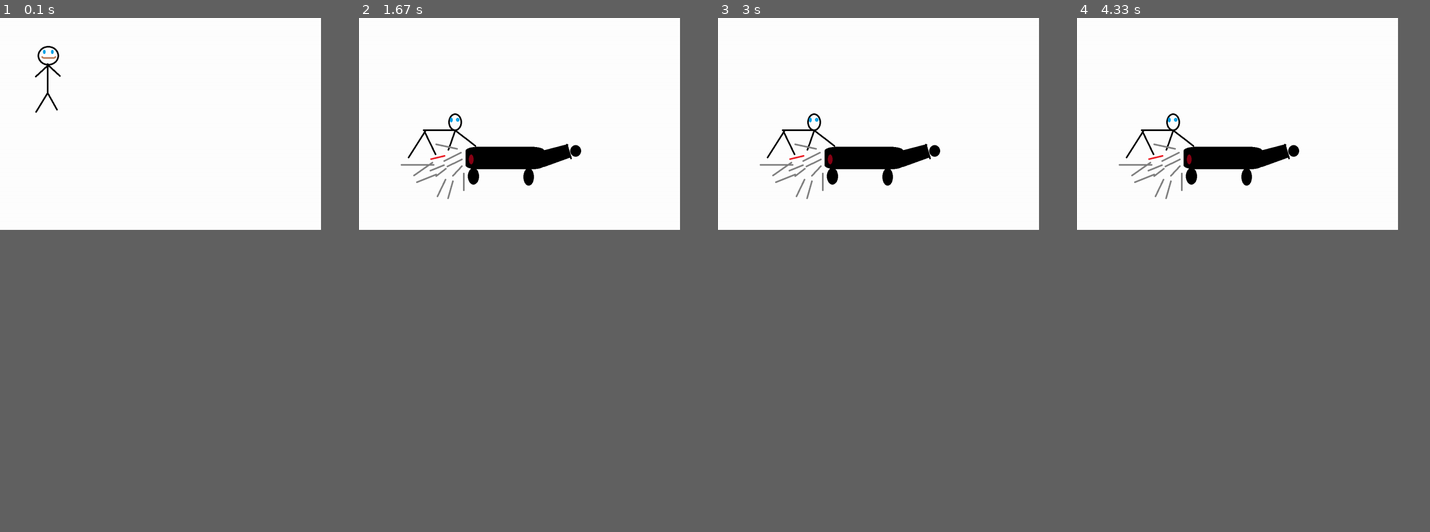
Above: before the commit, frames 1-4 (left to right).
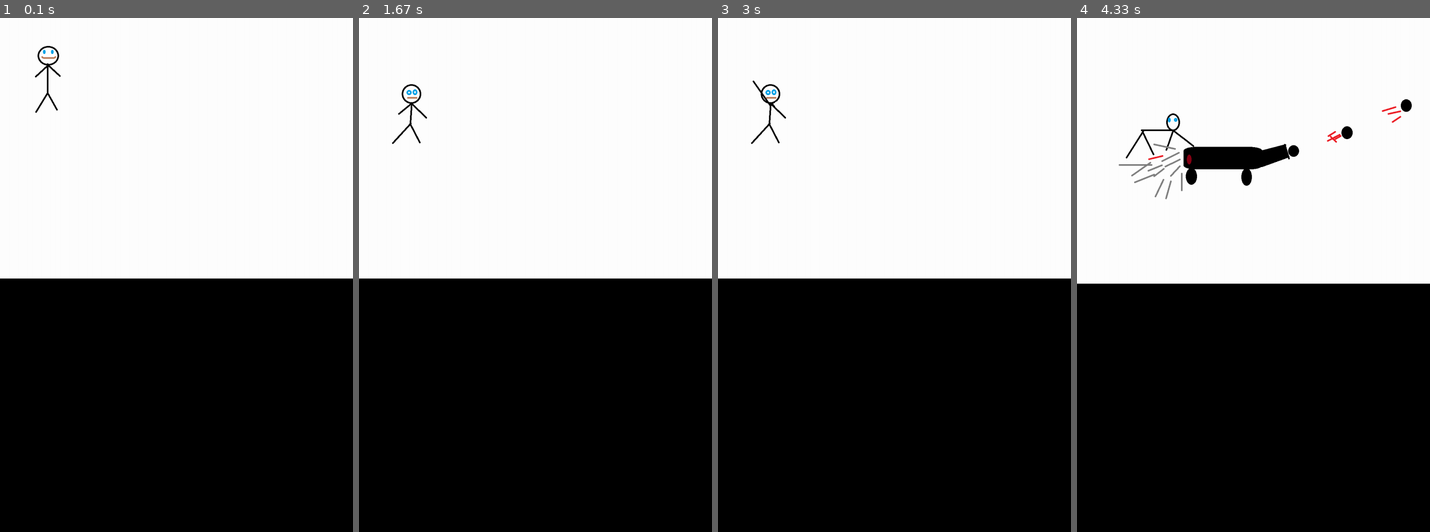
Above: after the commit, the same moments.

Repository: latuszek-piotr/gimnazjum-pygame
Game: pygame game, started from ludzik.py
Two runs of this game, one before a commit and one after it. Both use one fixed random seed, a clock stepped at 60 frames per second and the inputs below. The source is Python 2; it was converted automatically to run under Python 3.
Inputs:
- Up to frame 1 (0.1 s): no input
- Up to frame 2 (1.67 s): no input
- Up to frame 3 (3 s): no input
- Up to frame 4 (4.33 s): no input
In our replay, the window is 562x371 before the commit and 618x900 after it. These sizes can differ from the game's own. Grey fills any space a smaller window leaves; there, only what the larger window draws over its background counts as a difference.

The runs differ from the first frame. In frame 1, 13% of the frame differs, in the area x 0-100%, y 0-51%; in frame 2, 15%; in frame 3, 15%; in frame 4, 15%.

Commit message:
Animacja aramty iludzika

Diff:
--- a/ludzik.py
+++ b/ludzik.py
@@ -9,7 +9,7 @@
 print "Directory contains: %s" % os.listdir(cwd)
 print "'grafika' subdirectory contains: %s" % os.listdir(cwd+'/grafika')
 # utworzenie okna
-window = pygame.display.set_mode((1000, 660))
+window = pygame.display.set_mode((1100, 1600))
 # ustawiamy tytul okna
 pygame.display.set_caption('animacja ludzika')
 # pobieramy informacje o ekranie - tle
@@ -21,7 +21,7 @@
     grafika_ludzik = pygame.image.load(nazwa_pliku)
     screen.blit(grafika_ludzik, (0,0))
     pygame.display.flip()
-    time.sleep(0.25)
+    time.sleep(0.76)
 
 def input(events):
     for event in events:
